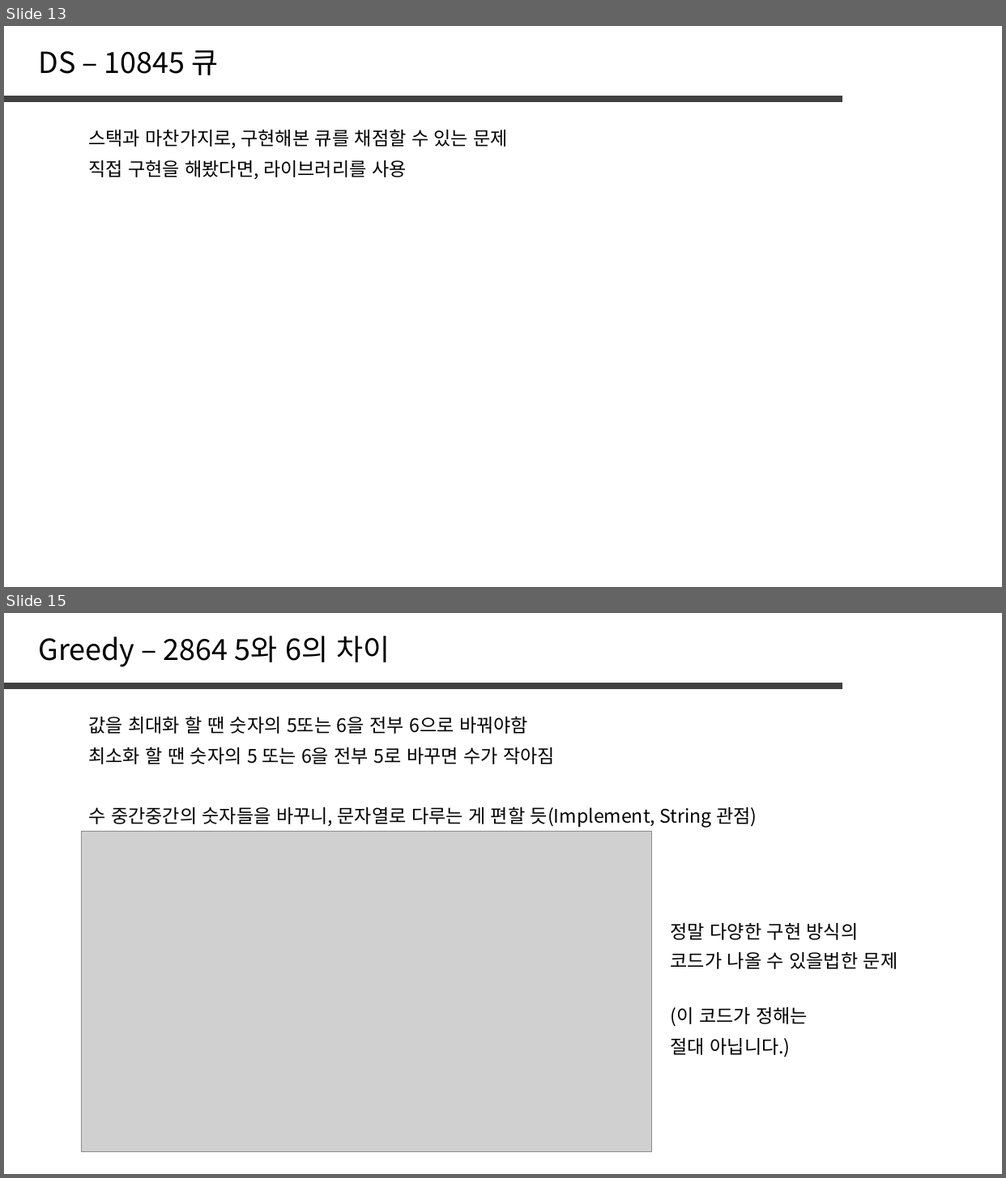
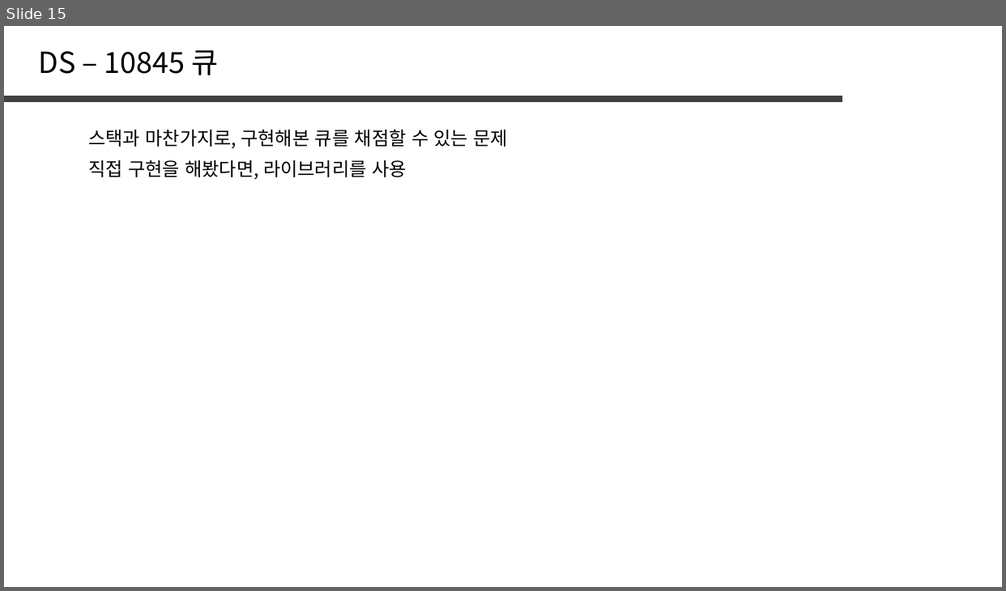
Before and after one commit to jaehoo1/PS-study, a slide deck: study/7_Stack, Queue, List.pptx. Shown one above the other, each under a label of ours: slides 13 and 15 before the commit, slide 15 after it; the slides between them are not shown. The pictures are 1006x1178 and 1006x591 pixels, drawn with LibreOffice and Linux fonts; fonts in the diff are those of the drawing; grey boxes stand for pictures. Boxes give left, top, right and bottom in pixels: in the first picture for what was removed or moved away, otherwise in the second. Text is boxed around its words. In the diff, an @@ line names an element or a change of style, - is before the commit and + after.

```diff
--- a/study/7_Stack, Queue, List.pptx
+++ b/study/7_Stack, Queue, List.pptx
@@ slide 15 removed at (x1=4, y1=613, x2=1002, y2=1174), background #FFFFFF @@
@@ text removed at (x1=39, y1=636, x2=390, y2=667) @@
-Greedy – 2864 5와 6의 차이
@@ line removed from (4, 686) to (842, 686) @@
@@ text removed at (x1=88, y1=716, x2=528, y2=734) @@
-값을 최대화 할 땐 숫자의 5또는 6을 전부 6으로 바꿔야함
@@ text removed at (x1=88, y1=747, x2=555, y2=764) @@
-최소화 할 땐 숫자의 5 또는 6을 전부 5로 바꾸면 수가 작아짐
@@ text removed at (x1=88, y1=807, x2=756, y2=828) @@
-수 중간중간의 숫자들을 바꾸니, 문자열로 다루는 게 편할 듯(Implement, String 관점)
@@ picture removed at (x1=81, y1=832, x2=651, y2=1152) @@
@@ text removed at (x1=671, y1=923, x2=859, y2=940) @@
-정말 다양한 구현 방식의
@@ text removed at (x1=671, y1=952, x2=898, y2=969) @@
-코드가 나올 수 있을법한 문제
@@ text removed at (x1=671, y1=1007, x2=808, y2=1027) @@
-(이 코드가 정해는
@@ text removed at (x1=671, y1=1038, x2=791, y2=1058) @@
-절대 아닙니다.)
@@ what was slide 13 is now slide 15 @@
```
Also in this commit, not shown: 1 slide changed, 4 slides added, 7 other slides removed.
